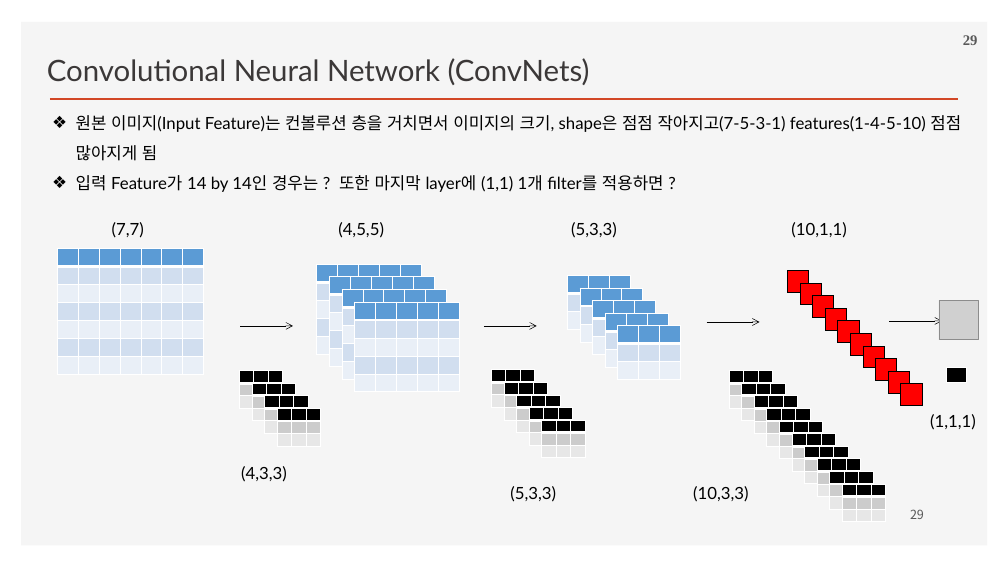
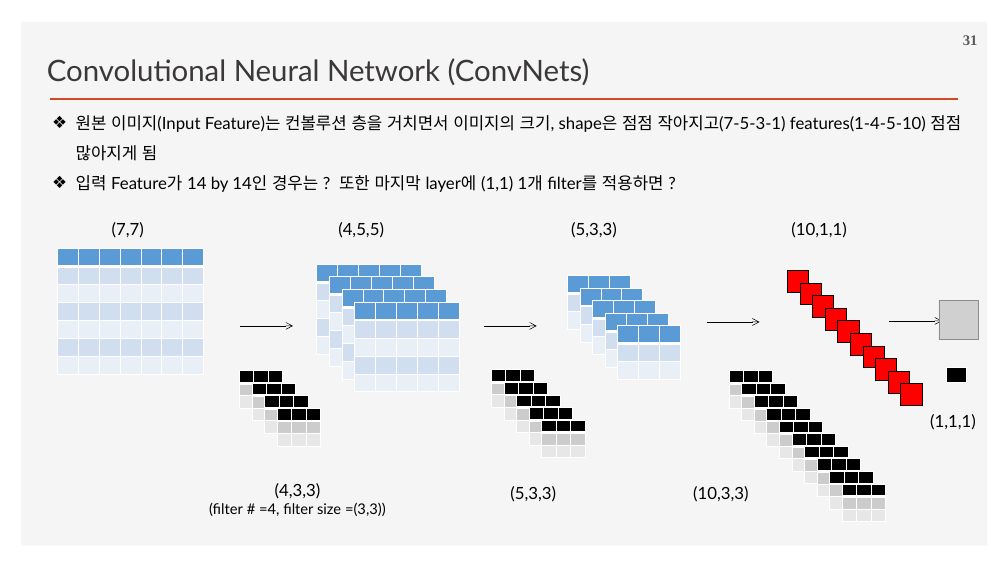
Before and after one commit to ancestor9/2026_Fall_Deep-Learning-with-Python, a slide deck: slide 31 of Chapter 08 Image Classification.pptx (slide 29 before the commit). Drawn at 1008x567 pixels with LibreOffice and Linux fonts; fonts in the diff are those of the drawing; grey boxes stand for pictures; background and template pictures are left out. Boxes give left, top, right and bottom in pixels: in the first picture for what was removed or moved away, otherwise in the second. Text is boxed around its words. In the diff, an @@ line names an element or a change of style, - is before the commit and + after.

```diff
--- a/Chapter 08 Image Classification.pptx
+++ b/Chapter 08 Image Classification.pptx
@@ page number at box(963, 35, 978, 45): text changed @@
-29
+31
@@ text "(4,3,3)": place and size @@
-text "(4,3,3)" at box(241, 466, 287, 482)
+text "(4,3,3)" at box(209, 483, 386, 516)
@@ text at box(209, 502, 386, 516): paragraph added @@
+(filter # =4, filter size =(3,3))
@@ text at box(275, 483, 321, 499): alignment left to centre @@
@@ page number removed at box(910, 509, 924, 519) @@
-29
```
Also in this commit, not shown: 17 other slides changed, 3 slides added.
